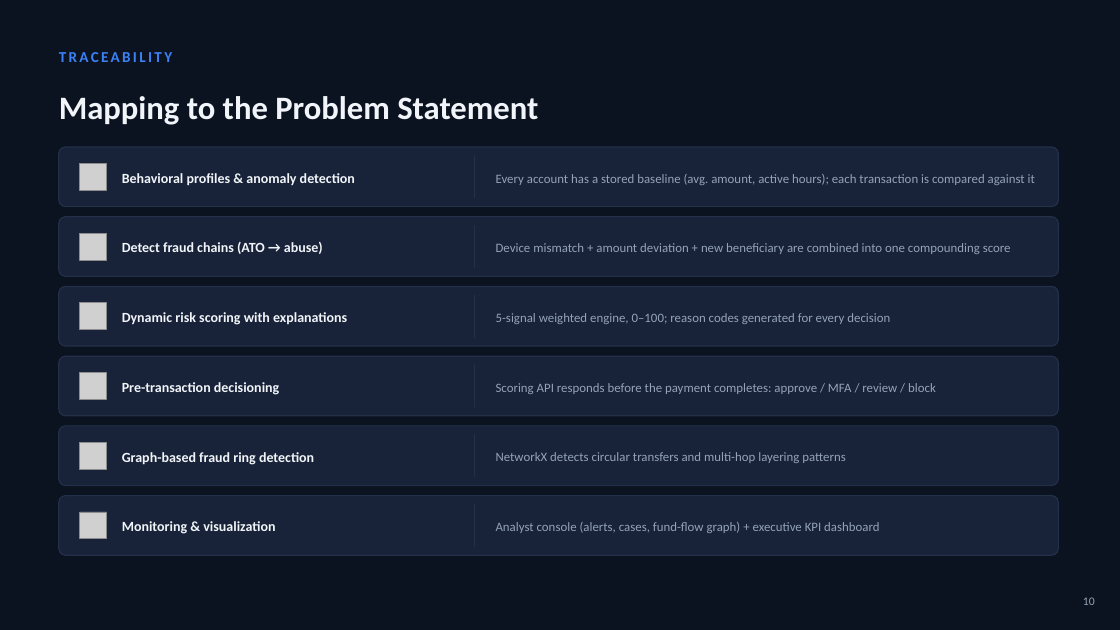
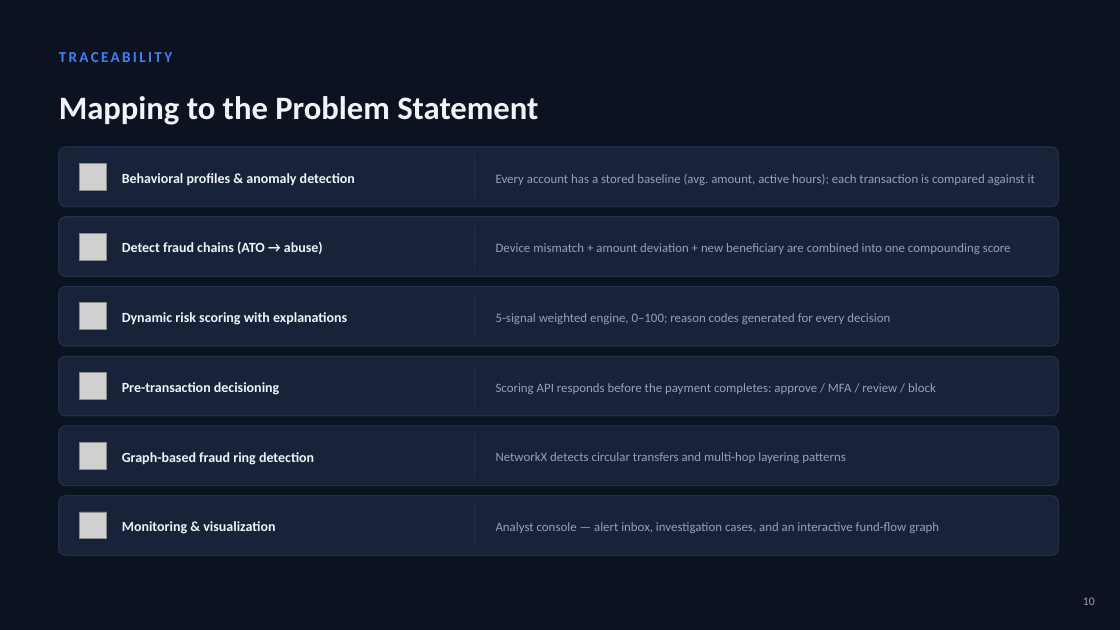
Before and after one commit to Shravxnk/Virgil, a slide deck: slide 10 of Virgil_Presentation.pptx. Drawn at 1120x630 pixels with LibreOffice and Linux fonts; fonts in the diff are those of the drawing; grey boxes stand for pictures. Boxes give left, top, right and bottom in pixels: in the first picture for what was removed or moved away, otherwise in the second. Text is boxed around its words. In the diff, an @@ line names an element or a change of style, - is before the commit and + after.

Commit message:
Move Executive Dashboard content to Future Scope in the deck
Everything not actually reachable in this review's demo scope now lives
in Future Scope instead: replaced the Executive Dashboard slide with a
Test Case Simulator slide (a real, working feature), and scrubbed
"executive" mentions from the architecture, requirement-mapping, and
solution-overview slides.

```diff
--- a/Virgil_Presentation.pptx
+++ b/Virgil_Presentation.pptx
@@ text at <box>496,522,939,533</box>: text changed @@
-Analyst console (alerts, cases, fund-flow graph) + executive KPI dashboard
+Analyst console — alert inbox, investigation cases, and an interactive fund-flow graph
```
Also in this commit, not shown: 5 other slides changed, 1 slide added, 1 slide removed.
